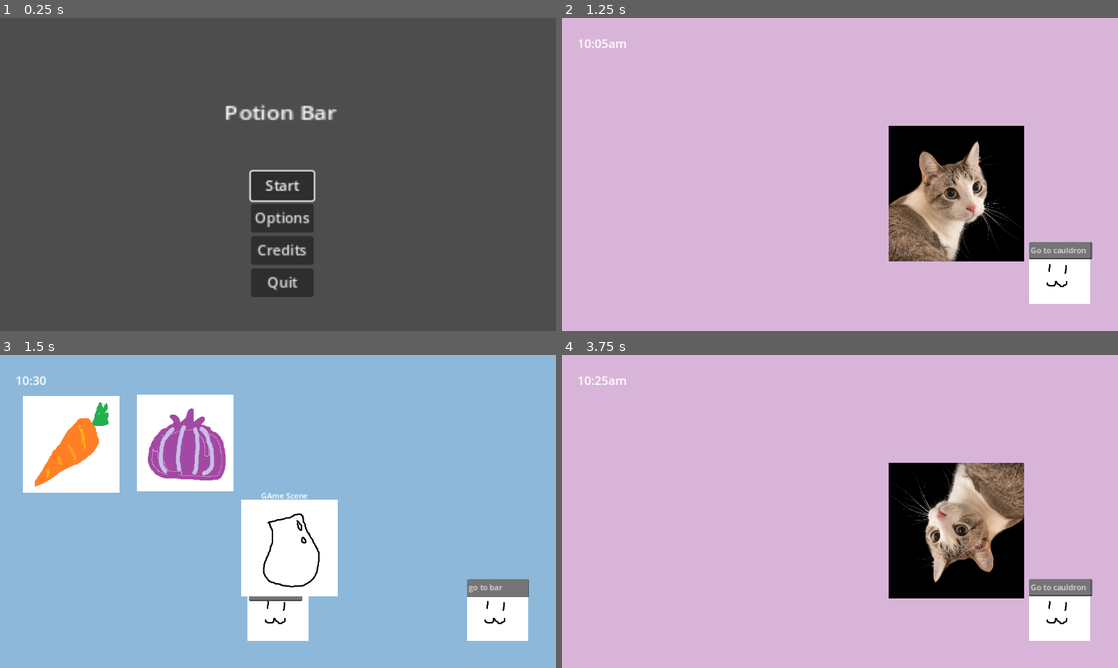
Above: before the commit, frames 1-4 (two rows, left to right).
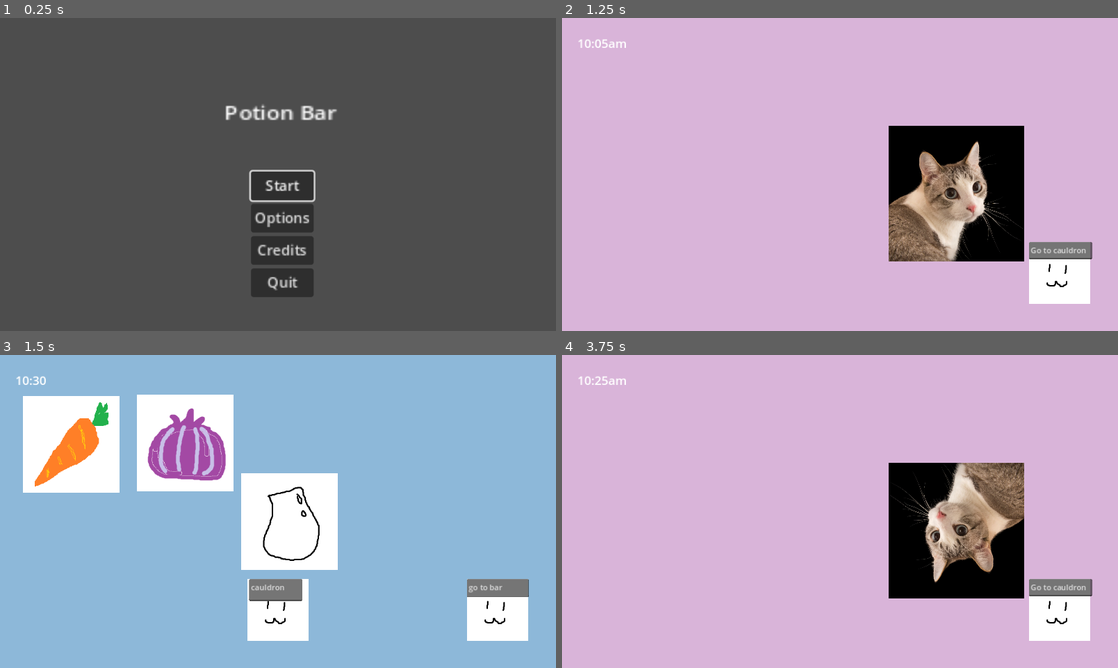
Above: after the commit, the same moments.

Repository: emeryplyler/potionbar
Game: Godot game, scene res://scenes/menu.tscn
Same seed, same stepped clock (60 frames per second), same inputs: the game is played once before the commit and once after it.
Inputs (mouse positions are in pixels of both pictures, inside the frame that each line leads up to):
- Up to frame 1 (0.25 s): no input
- Up to frame 2 (1.25 s): click "Start" at 0.5 s
- Up to frame 3 (1.5 s): click (500, 608) at 1.25 s
- Up to frame 4 (3.75 s): click (634, 445) at 2 s; click (745, 442) at 2.75 s; click (1062, 608) at 3.5 s

Frames 1-2 are identical in both runs. In frame 3, 3.3% of the frame differs, in the area x 43-61%, y 37-78%; in frame 4, nothing differs.

Commit message:
Moved ingredients dict into flask script, flask is autoloaded, potion maintains throughout scenes

Diff:
--- a/Scripts/CustomerClass.gd
+++ b/Scripts/CustomerClass.gd
@@ -13,8 +13,10 @@
 		#order[i] = randi_range(0, 1)
 		#print(order[i])
 
-	order = {"carrots": (randtf()),
-			"onions": (randtf())}
+	order = {"carrots": (randi_range(0, 3)),
+			"onions": (randi_range(0, 3))}
+	#order = {"carrots": (randtf()),
+			#"onions": (randtf())}
 
 	print("order is: ", order)
 
--- a/prefabs/flask.gd
+++ b/prefabs/flask.gd
@@ -1,6 +1,7 @@
 extends Node2D
 var is_empty = true
 
+var flask_contents:Dictionary = {}
 # Called when the node enters the scene tree for the first time.
 func _ready():
 	pass # Replace with function body.
--- a/prefabs/flask.tscn
+++ b/prefabs/flask.tscn
@@ -1,8 +1,11 @@
-[gd_scene load_steps=4 format=3 uid="uid://codvxrknv4b5q"]
+[gd_scene load_steps=6 format=3 uid="uid://bek5i7jb81lks"]
 
 [ext_resource type="Script" path="res://prefabs/flask.gd" id="1_8ap6c"]
 [ext_resource type="Texture2D" uid="uid://cm5oo7o5lg257" path="res://assets/fullflask.png" id="2_selsh"]
 [ext_resource type="Texture2D" uid="uid://dlee64mq71oh7" path="res://assets/emptyflask.png" id="3_5hpe7"]
+[ext_resource type="Script" path="res://prefabs/platform.gd" id="3_gxcv0"]
+
+[sub_resource type="RectangleShape2D" id="RectangleShape2D_oqlc4"]
 
 [node name="Flask" type="Node2D"]
 script = ExtResource("1_8ap6c")
@@ -12,3 +15,15 @@
 
 [node name="Emptyflask" type="Sprite2D" parent="."]
 texture = ExtResource("3_5hpe7")
+
+[node name="StaticBody2D" type="StaticBody2D" parent="." groups=["droppable"]]
+script = ExtResource("3_gxcv0")
+
+[node name="CollisionShape2D" type="CollisionShape2D" parent="StaticBody2D"]
+shape = SubResource("RectangleShape2D_oqlc4")
+
+[node name="ColorRect" type="ColorRect" parent="StaticBody2D"]
+offset_right = 128.0
+offset_bottom = 128.0
+color = Color(1, 1, 1, 0)
+metadata/_edit_use_anchors_ = true
--- a/project.godot
+++ b/project.godot
@@ -19,11 +19,21 @@
 
 Clock="*res://scenes/Clock.tscn"
 Customer="*res://scenes/Customer.gd"
+GlobalDrag="*res://prefabs/globalDrag.gd"
+Flask="*res://prefabs/flask.gd"
 
 [display]
 
 window/stretch/mode="canvas_items"
 
+[input]
+
+click={
+"deadzone": 0.5,
+"events": [Object(InputEventMouseButton,"resource_local_to_scene":false,"resource_name":"","device":-1,"window_id":0,"alt_pressed":false,"shift_pressed":false,"ctrl_pressed":false,"meta_pressed":false,"button_mask":0,"position":Vector2(0, 0),"global_position":Vector2(0, 0),"factor":1.0,"button_index":1,"canceled":false,"pressed":false,"double_click":false,"script":null)
+]
+}
+
 [rendering]
 
 renderer/rendering_method="mobile"
--- a/scenes/CauldronScene.gd
+++ b/scenes/CauldronScene.gd
@@ -5,7 +5,7 @@
 # Called when the node enters the scene tree for the first time.
 func _ready():
 	var flask_instance = flask.instantiate()
-	flask_instance.position = Vector2(600, 400)
+	flask_instance.position = Vector2(600, 345)
 	add_child(flask_instance)
 
 
--- a/scenes/GameScene.tscn
+++ b/scenes/GameScene.tscn
@@ -1,11 +1,14 @@
-[gd_scene load_steps=7 format=3 uid="uid://s1quqlgq1pq5"]
+[gd_scene load_steps=9 format=3 uid="uid://s1quqlgq1pq5"]
 
 [ext_resource type="Texture2D" uid="uid://cqc4a6uu646d8" path="res://assets/temp.png" id="1_3chj6"]
 [ext_resource type="Script" path="res://scenes/CauldronScene.gd" id="1_qe0ls"]
 [ext_resource type="Theme" uid="uid://dim6eyxte87jk" path="res://assets/UI/text.tres" id="3_fcbdq"]
+[ext_resource type="Script" path="res://scenes/draggable.gd" id="4_cdglm"]
 [ext_resource type="Script" path="res://scenes/ingredients.gd" id="4_vfbln"]
 [ext_resource type="Texture2D" uid="uid://snhgb7f3ma3d" path="res://assets/carrot.png" id="5_eardx"]
 [ext_resource type="Texture2D" uid="uid://0ixf8tv2ra8r" path="res://assets/onion.png" id="6_q4tkx"]
+
+[sub_resource type="RectangleShape2D" id="RectangleShape2D_kqiua"]
 
 [node name="GameScene" type="Node2D"]
 script = ExtResource("1_qe0ls")
@@ -71,6 +74,23 @@
 theme_override_font_sizes/normal_font_size = 25
 text = "10:30"
 
+[node name="Node2D" type="Node2D" parent="."]
+visible = false
+position = Vector2(350, 125)
+script = ExtResource("4_cdglm")
+
+[node name="cawwot" type="Sprite2D" parent="Node2D"]
+visible = false
+texture = ExtResource("5_eardx")
+
+[node name="Area2D" type="Area2D" parent="Node2D"]
+visible = false
+
+[node name="CollisionShape2D" type="CollisionShape2D" parent="Node2D/Area2D"]
+visible = false
+scale = Vector2(10, 10)
+shape = SubResource("RectangleShape2D_kqiua")
+
 [node name="Cauldron" type="Sprite2D" parent="."]
 position = Vector2(576, 528)
 texture = ExtResource("1_3chj6")
@@ -114,5 +134,9 @@
 texture_focused = ExtResource("6_q4tkx")
 
 [connection signal="button_up" from="UI/GoToBar" to="." method="_on_gotobar_button_up"]
+[connection signal="body_entered" from="Node2D/Area2D" to="Node2D" method="_on_area_2d_body_entered"]
+[connection signal="body_exited" from="Node2D/Area2D" to="Node2D" method="_on_area_2d_body_exited"]
+[connection signal="mouse_entered" from="Node2D/Area2D" to="Node2D" method="_on_area_2d_mouse_entered"]
+[connection signal="mouse_exited" from="Node2D/Area2D" to="Node2D" method="_on_area_2d_mouse_exited"]
 [connection signal="pressed" from="igrnedicets/carrot" to="igrnedicets" method="_on_carrot_pressed"]
 [connection signal="pressed" from="igrnedicets/onion" to="igrnedicets" method="_on_onion_pressed"]
--- a/scenes/ingredients.gd
+++ b/scenes/ingredients.gd
@@ -1,6 +1,5 @@
 extends Control
 
-var flask_contents:Dictionary = {}
 
 # Called when the node enters the scene tree for the first time.
 func _ready():
@@ -14,16 +13,16 @@
 
 func _on_onion_pressed():
 	# add onion to flask
-	if flask_contents.has("onion"):
-		flask_contents["onion"] += 1
+	if Flask.flask_contents.has("onion"):
+		Flask.flask_contents["onion"] += 1
 	else:
-		flask_contents["onion"] = 1 # not sure if new entry initializes to 0
-	print(flask_contents) # NOTE: temp debug
+		Flask.flask_contents["onion"] = 1 # not sure if new entry initializes to 0
+	print(Flask.flask_contents) # NOTE: temp debug
 
 
 func _on_carrot_pressed():
-	if flask_contents.has("carrot"):
-		flask_contents["carrot"] += 1
+	if Flask.flask_contents.has("carrot"):
+		Flask.flask_contents["carrot"] += 1
 	else:
-		flask_contents["carrot"] = 1
-	print(flask_contents)
+		Flask.flask_contents["carrot"] = 1
+	print(Flask.flask_contents)
--- a/scenes/temp_customer.tscn
+++ b/scenes/temp_customer.tscn
@@ -1,11 +1,9 @@
-[gd_scene load_steps=4 format=3 uid="uid://dokluioyqidkc"]
+[gd_scene load_steps=3 format=3 uid="uid://dokluioyqidkc"]
 
 [ext_resource type="Texture2D" uid="uid://fophe0y56ihu" path="res://assets/customer.png" id="1_1ffmq"]
-[ext_resource type="Script" path="res://Scripts/CustomerClass.gd" id="1_6w8u5"]
 [ext_resource type="Script" path="res://scenes/Customer.gd" id="2_1gdym"]
 
 [node name="TempCustomer" type="Node2D"]
-script = ExtResource("1_6w8u5")
 
 [node name="Customer" type="Sprite2D" parent="."]
 position = Vector2(-59, -97.3994)
Not shown: 1 places in prefabs/customer1.tscn that only renumber resources
Not shown: 1 places in prefabs/customer_base.tscn that only renumber resources
